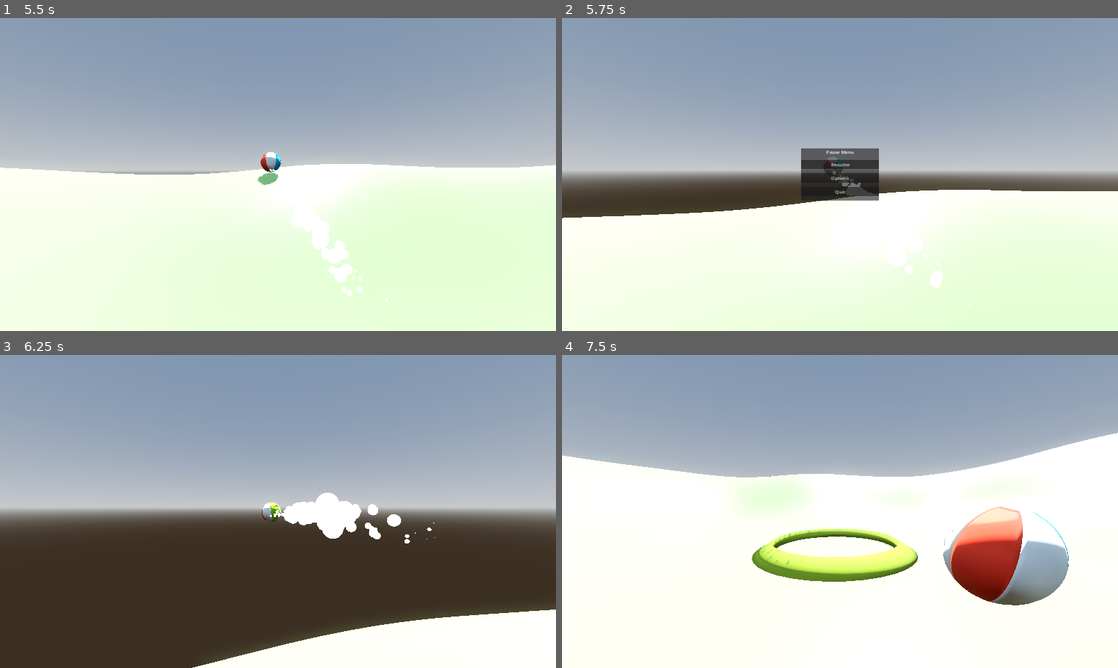
Above: before the commit, frames 1-4 (two rows, left to right).
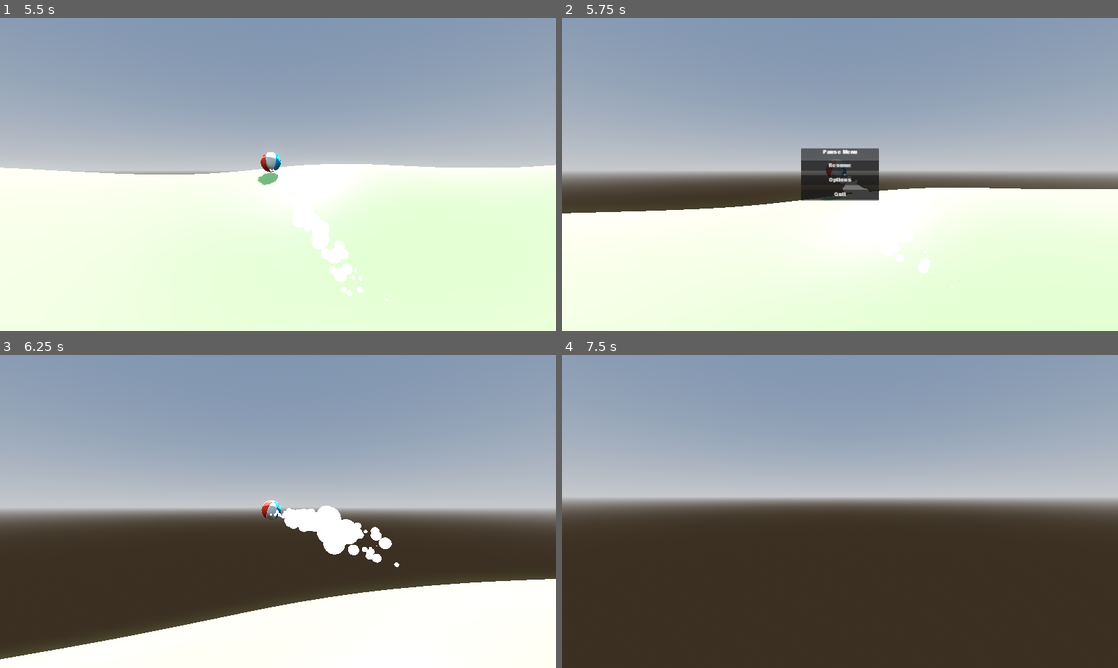
Above: after the commit, the same moments.

Repository: BenStoner/super-not-vr-ball
Game: Godot game, scene res://main.tscn
Same seed, same stepped clock (60 frames per second), same inputs: the game is played once before the commit and once after it.
Inputs (mouse positions are in pixels of both pictures, inside the frame that each line leads up to):
- Up to frame 1 (5.5 s): click "Play" at 0.5 s; tap Enter (ui_accept) at 1.25 s; move the mouse to (400, 158) at 1.27 s; hold D (move_right) 1.28-2 s; tap Space (jump) at 1.52, 3.02, 4.52, 5.27 s; click "Host" at 2 s; move the mouse to (250, 174) at 2.77 s; hold W (move_forward) from 2.78 s (still down); move the mouse to (289, 168) at 3.52 s; move the mouse to (272, 180) at 4.27 s; move the mouse to (316, 177) at 5.02 s
- Up to frame 2 (5.75 s): keep holding W (move_forward); tap Escape (esc) at 5.65 s
- Up to frame 3 (6.25 s): release W (move_forward) at 5.75 s; click "Resume" at 5.75 s
- Up to frame 4 (7.5 s): move the mouse to (795, 508) at 6.52 s; hold W (move_forward) from 6.53 s (still down); tap Space (jump) at 6.77 s; move the mouse to (845, 511) at 7.27 s

Frame 1 is identical in both runs. In frame 2, 1.8% of the frame differs, in the area x 0-100%, y 42-96%; in frame 3, 12%; in frame 4, 64%, in the area x 0-100%, y 24-100%.
Error before the commit: Assertion failed: UPNP Discover Failed! Error 24 (res://main.gd:82)
Error after the commit: Assertion failed: UPNP Discover Failed! Error 24 (res://main.gd:85)

Commit message:
changed pause to be from "Main"

Diff:
--- a/Menus/PauseMenu/pause_menu.gd
+++ b/Menus/PauseMenu/pause_menu.gd
@@ -16,12 +16,14 @@
 @rpc("any_peer", "call_local")
 func pause():
 	Input.mouse_mode = Input.MOUSE_MODE_VISIBLE
+	get_tree().paused = true
 	show()
 
 
 @rpc("any_peer", "call_local")
 func unpause():
 	Input.mouse_mode = Input.MOUSE_MODE_CAPTURED
+	get_tree().paused = false
 	hide()
 
 
--- a/Menus/PauseMenu/pause_menu.tscn
+++ b/Menus/PauseMenu/pause_menu.tscn
@@ -1,5 +1,6 @@
-[gd_scene load_steps=2 format=3 uid="uid://cc2js2u1syc62"]
+[gd_scene load_steps=3 format=3 uid="uid://cc2js2u1syc62"]
 
+[ext_resource type="Theme" uid="uid://dewnqb7qh5lbm" path="res://Menus/MainTheme.tres" id="1_2h3ry"]
 [ext_resource type="Script" path="res://Menus/PauseMenu/pause_menu.gd" id="1_xe53s"]
 
 [node name="PauseMenu" type="Control"]
@@ -10,6 +11,7 @@
 anchor_bottom = 1.0
 grow_horizontal = 2
 grow_vertical = 2
+theme = ExtResource("1_2h3ry")
 script = ExtResource("1_xe53s")
 
 [node name="ColorRect" type="ColorRect" parent="."]
--- a/Player/player.gd
+++ b/Player/player.gd
@@ -16,8 +16,6 @@
 @onready var jump_timer := $JumpTimer
 @onready var spring_arm := $SpringArm3D
 @onready var camera := $SpringArm3D/Target/InterpolatedCamera3D
-@onready var pause_menu := $CanvasLayer/PauseMenu
-
 
 func _enter_tree() -> void:
 	set_multiplayer_authority(str(name).to_int())
@@ -31,7 +29,7 @@
 
 func _physics_process(_delta):
 	if not is_multiplayer_authority(): return
-	if get_tree().paused == false and paused == false:
+	if get_tree().paused == false:
 		# Movement
 		move_direction = Vector3.ZERO
 		move_direction.x = Input.get_axis("move_left", "move_right")
@@ -73,16 +71,6 @@
 	$SmokeParticles.position.y = position.y -0.2
 	$SmokeParticles.position.z = position.z
 
-	if Input.is_action_just_pressed("esc"):
-		if paused:
-			print("u")
-			pause_menu.unpause()
-			paused = false
-		else:
-			print("p")
-			pause_menu.pause()
-			paused = true
-
 
 @rpc("any_peer", "call_local")
 func respawn(new_position):
--- a/Player/player.tscn
+++ b/Player/player.tscn
@@ -1,11 +1,10 @@
-[gd_scene load_steps=10 format=3 uid="uid://c6u30yt620yww"]
+[gd_scene load_steps=9 format=3 uid="uid://c6u30yt620yww"]
 
 [ext_resource type="Script" path="res://Player/player.gd" id="1_3agts"]
 [ext_resource type="Script" path="res://Player/SpringArm3D.gd" id="3_3ea8e"]
 [ext_resource type="PackedScene" uid="uid://dycpp3hophw6v" path="res://Player/Models/ball.tscn" id="3_t28qo"]
 [ext_resource type="Script" path="res://addons/interpolated_camera_3d/interpolated_camera_3d.gd" id="4_ikko2"]
 [ext_resource type="PackedScene" uid="uid://cqcfs31y6me7c" path="res://Player/smoke_particles.tscn" id="5_ih5lh"]
-[ext_resource type="PackedScene" uid="uid://cc2js2u1syc62" path="res://Menus/PauseMenu/pause_menu.tscn" id="6_ys7tu"]
 
 [sub_resource type="PhysicsMaterial" id="PhysicsMaterial_dmg1t"]
 bounce = 0.3
@@ -63,7 +62,3 @@
 [node name="SmokeParticles" parent="." instance=ExtResource("5_ih5lh")]
 transform = Transform3D(1, 0, 0, 0, 1, 0, 0, 0, 1, 0, -0.183311, 0)
 emitting = false
-
-[node name="CanvasLayer" type="CanvasLayer" parent="."]
-
-[node name="PauseMenu" parent="CanvasLayer" instance=ExtResource("6_ys7tu")]
--- a/main.gd
+++ b/main.gd
@@ -18,6 +18,8 @@
 @onready var players := $Players
 @onready var level := $Level
 @onready var main_menu := $MainMenu
+@onready var pause_menu := $PauseMenu
+
 
 func _ready() -> void:
 	player_host.connect(_on_player_host)
@@ -26,15 +28,16 @@
 	multiplayer.server_relay = false
 
 
-#func _process(_delta: float) -> void:
-#	if current_level != null:
-#		if Input.is_action_just_pressed("esc"):
-#			if paused:
-#				pause_menu.rpc("unpause")
-#				paused = false
-#			else:
-#				pause_menu.rpc("pause")
-#				paused = true
+func _process(_delta: float) -> void:
+	if Input.is_action_just_pressed("esc"):
+		if paused:
+			print("unpause")
+			pause_menu.unpause()
+			paused = false
+		else:
+			print("pause")
+			pause_menu.pause()
+			paused = true
 
 
 func _on_player_host():
--- a/main.tscn
+++ b/main.tscn
@@ -1,10 +1,11 @@
-[gd_scene load_steps=9 format=3 uid="uid://dith3xbvvif2v"]
+[gd_scene load_steps=10 format=3 uid="uid://dith3xbvvif2v"]
 
 [ext_resource type="Script" path="res://main.gd" id="1_goyri"]
 [ext_resource type="PackedScene" uid="uid://cpqna0u66nktt" path="res://Menus/MainMenu/main_menu.tscn" id="2_ml0ej"]
 [ext_resource type="PackedScene" uid="uid://4gxhfowbiygv" path="res://Levels/start_level.tscn" id="3_hlk22"]
 [ext_resource type="PackedScene" uid="uid://bcik54q8nnwli" path="res://Levels/Level1.tscn" id="3_qv7ph"]
 [ext_resource type="PackedScene" uid="uid://b81ieihyae8c1" path="res://Levels/Level2.tscn" id="4_52d82"]
+[ext_resource type="PackedScene" uid="uid://cc2js2u1syc62" path="res://Menus/PauseMenu/pause_menu.tscn" id="6_4l13g"]
 
 [sub_resource type="ProceduralSkyMaterial" id="ProceduralSkyMaterial_2aubj"]
 sky_horizon_color = Color(0.64625, 0.65575, 0.67075, 1)
@@ -46,3 +47,5 @@
 [node name="Level" type="Node" parent="."]
 
 [node name="MainMenu" parent="." instance=ExtResource("2_ml0ej")]
+
+[node name="PauseMenu" parent="." instance=ExtResource("6_4l13g")]
--- a/project.godot
+++ b/project.godot
@@ -19,6 +19,7 @@
 
 CountDownTimer="*res://Autoloads/count_down_timer.tscn"
 RaceTimer="*res://Autoloads/timer.tscn"
+CameraManager="*res://addons/DynamicCameraSystem/CameraManager.gd"
 
 [display]
 
@@ -28,7 +29,7 @@
 
 [editor_plugins]
 
-enabled=PackedStringArray("res://addons/interpolated_camera_3d/plugin.cfg")
+enabled=PackedStringArray("res://addons/interpolated_camera_3d/plugin.cfg", "res://addons/DynamicCameraSystem/plugin.cfg")
 
 [input]
 
